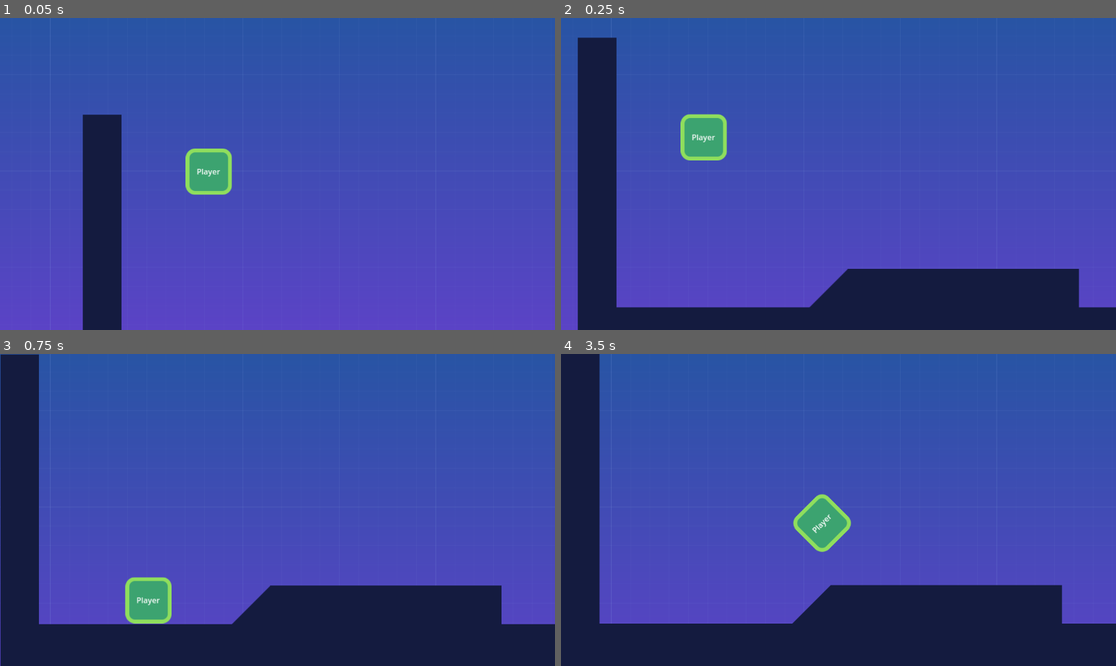
Above: before the commit, frames 1-4 (two rows, left to right).
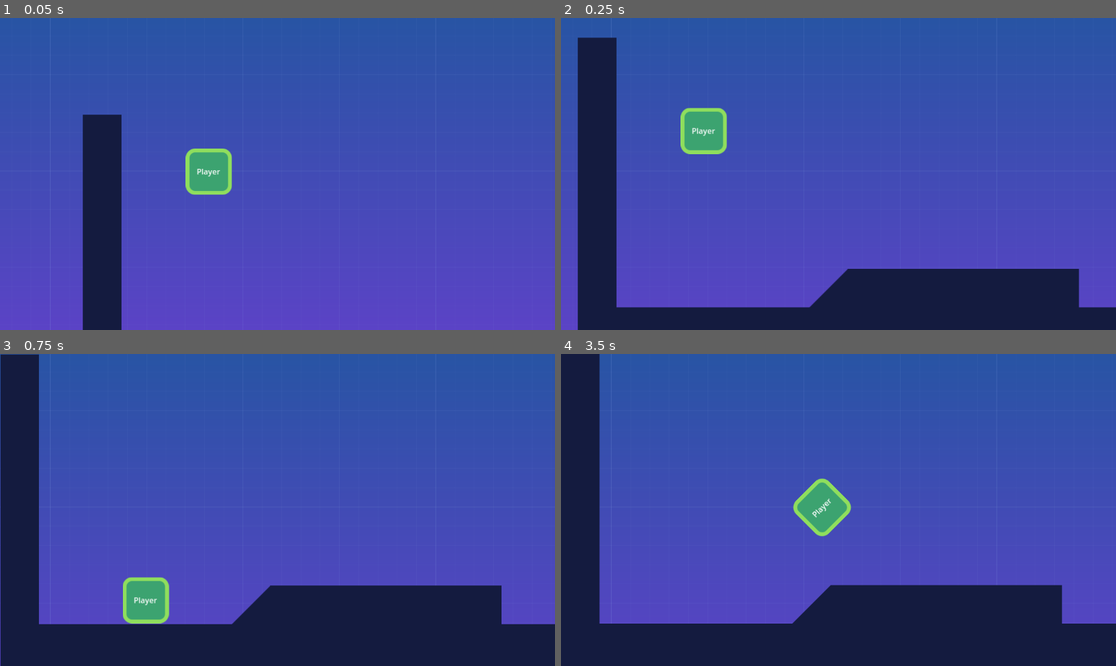
Above: after the commit, the same moments.

Repository: anatolbogun/godot-smoother-node-test-scene
Game: Godot game, scene res://src/Levels/level2d.tscn
Same seed, same stepped clock (60 frames per second), same inputs: the game is played once before the commit and once after it.
Inputs:
- Up to frame 1 (0.05 s): no input
- Up to frame 2 (0.25 s): no input
- Up to frame 3 (0.75 s): tap Enter (ui_accept) at 0.5 s; hold D (move_right) from 0.53 s (still down)
- Up to frame 4 (3.5 s): tap A (jump) at 0.77, 1.52, 3.02 s; release D (move_right) at 1.28 s; hold Down (ui_down) 1.28-2.03 s; hold D (move_right) 2.03-2.78 s; hold Up (ui_up) from 2.78 s (still down)

Frame 1 is identical in both runs. In frame 2, 0.7% of the frame differs, in the area x 21-30%, y 28-46%; in frame 3, 0.4%; in frame 4, 1.4%, in the area x 41-53%, y 39-64%.
Error before the commit: Trying to assign an array of type "Array" to a variable of type "Array[Node]". (res://src/Classes/smoother.gd:205)

Commit message:
fix breaking release candidate type safety changes

Diff:
--- a/src/Classes/smoother.gd
+++ b/src/Classes/smoother.gd
@@ -21,7 +21,7 @@
 class_name Smoother extends Node
 
 ## Smoother Node
-## Version: 1.0.2
+## Version: 1.0.3
 ##
 ## A node type that smoothes scene nodes' properties by interpolating _physics_process steps.
 ##
@@ -202,11 +202,13 @@
 
 ## Get the relevant nodes to be smoothed based on this node's tree position and properties.
 func _get_physics_process_nodes(node: Node, ignore_node: = false, with_includes: = true) -> Array[Node]:
-	var nodes:Array[Node] = includes.map(
+	var nodes:Array[Node]
+
+	nodes.assign(includes.map(
 		get_node_or_null
 	).filter(
 		func (node:Node) -> bool: return node != null && !excludes.has(get_path_to(node))
-	) as Array[Node] if with_includes else [] as Array[Node]
+	) if with_includes else [])
 
 	if (
 		!ignore_node
